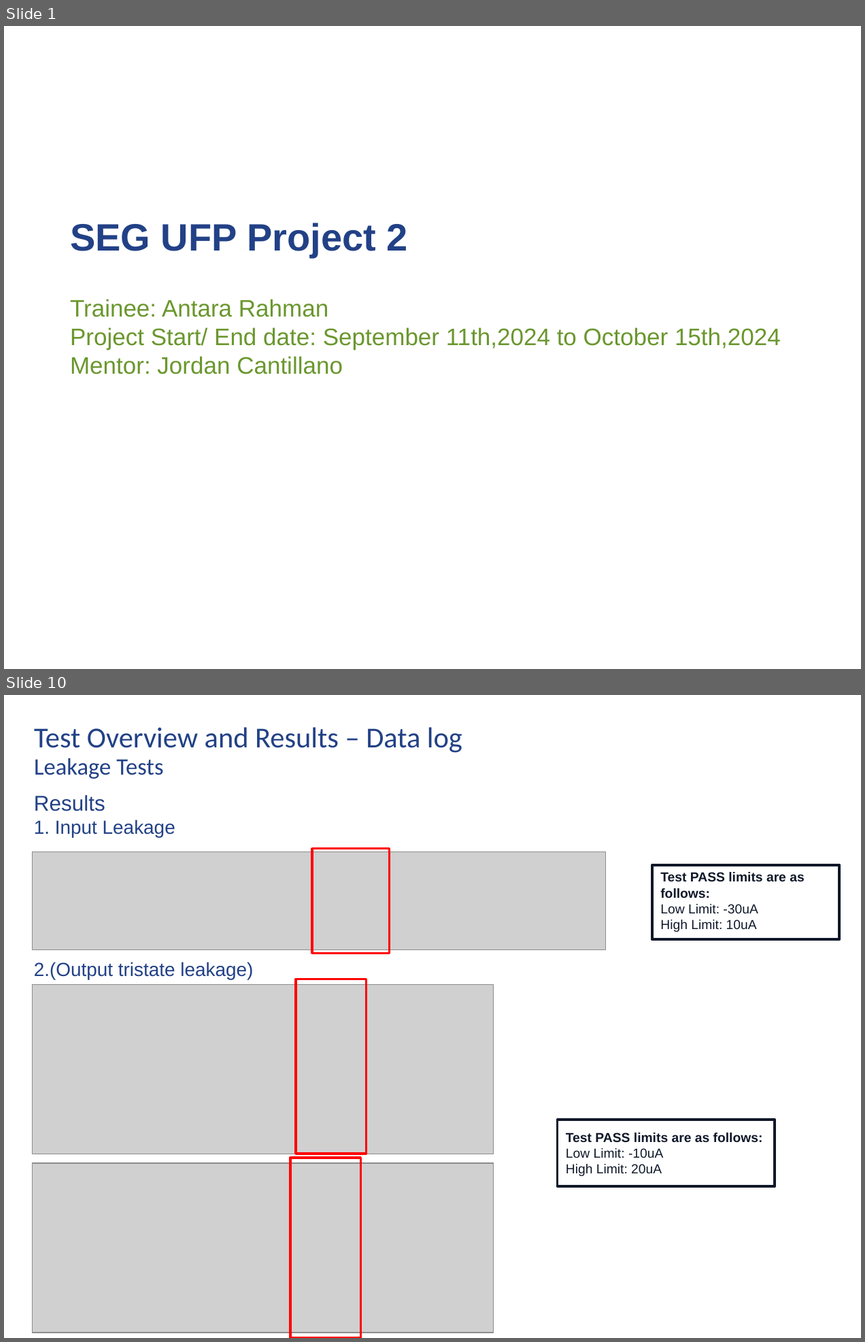
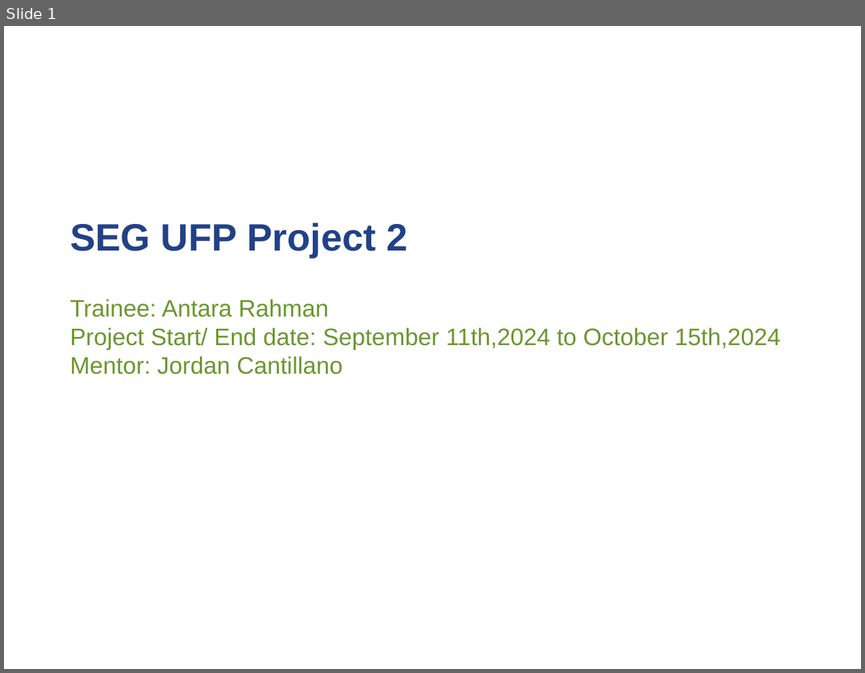
Before and after one commit to rahmanantara/Project-2, a slide deck: Rahman_project2_Presentation_v1.pptx. Shown one above the other, each under a label of ours: slides 1 and 10 before the commit, slide 1 after it; the slides between them are not shown. The pictures are 865x1342 and 865x673 pixels, drawn with LibreOffice and Linux fonts; fonts in the diff are those of the drawing; grey boxes stand for pictures; background and template pictures are left out. Boxes give left, top, right and bottom in pixels: in the first picture for what was removed or moved away, otherwise in the second. Text is boxed around its words. In the diff, an @@ line names an element or a change of style, - is before the commit and + after.

```diff
--- a/Rahman_project2_Presentation_v1.pptx
+++ b/Rahman_project2_Presentation_v1.pptx
@@ slide 10 removed at (4,695,861,1338), background picture (left out) @@
@@ title removed at (34,727,462,779) @@
-Test Overview and Results – Data log
-Leakage Tests
@@ text removed at (34,795,175,837) @@
-Results
-1. Input Leakage
@@ picture removed at (33,852,606,949) @@
@@ rectangle removed at (313,849,390,953) @@
@@ rectangle removed at (652,864,839,939) @@
@@ text removed at (660,872,804,932) @@
-Test PASS limits are as follows:
-Low Limit: -30uA
-High Limit: 10uA
@@ text removed at (34,962,253,979) @@
-2.(Output tristate leakage)
@@ rectangle removed at (295,979,366,1153) @@
@@ picture removed at (33,985,493,1154) @@
@@ rectangle removed at (558,1120,775,1186) @@
@@ text removed at (566,1132,763,1176) @@
-Test PASS limits are as follows:
-Low Limit: -10uA
-High Limit: 20uA
@@ picture removed at (33,1163,493,1332) @@
@@ rectangle removed at (290,1157,360,1338) @@
@@ rectangle removed at (713,1297,839,1327) @@
```
Also in this commit, not shown: 12 slides changed, 13 slides added, 16 other slides removed, 8 other files.
